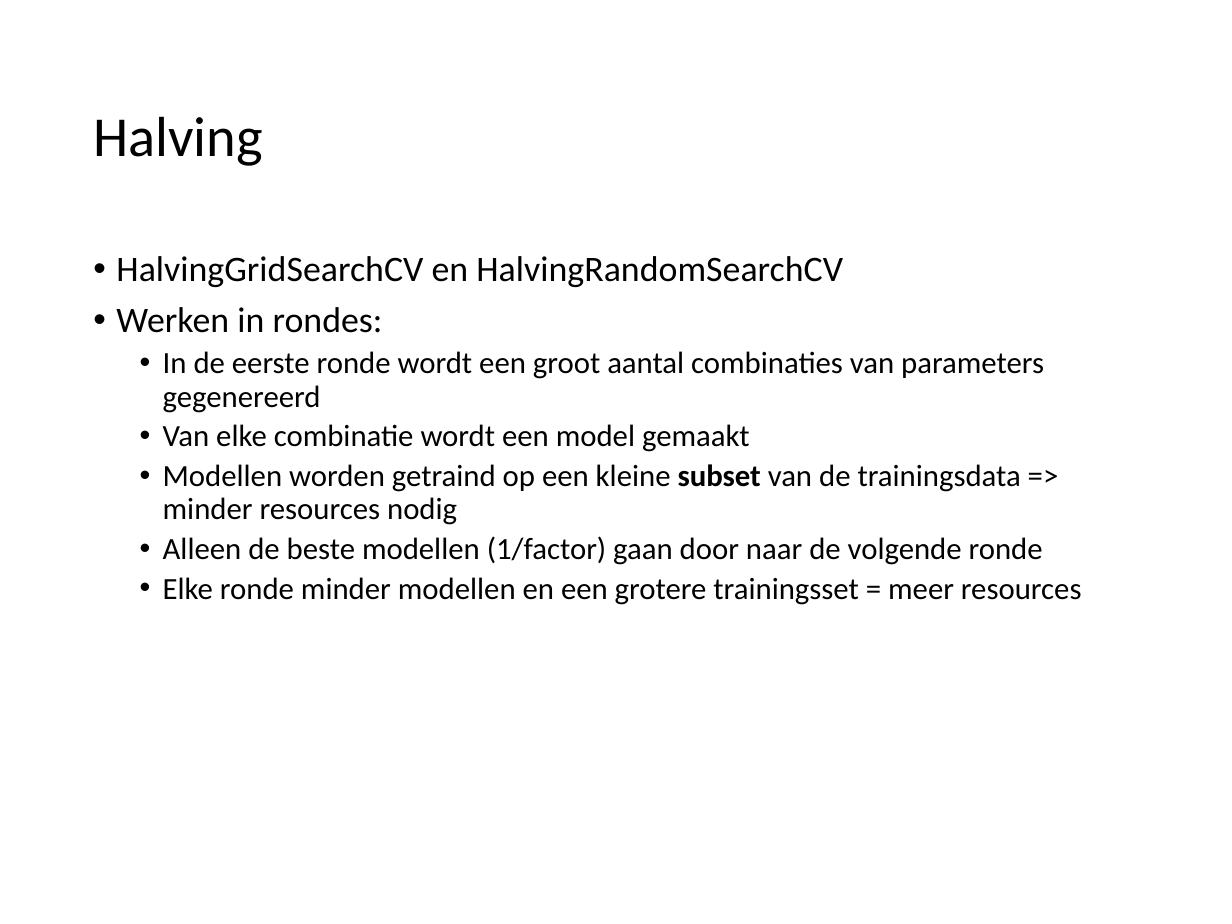
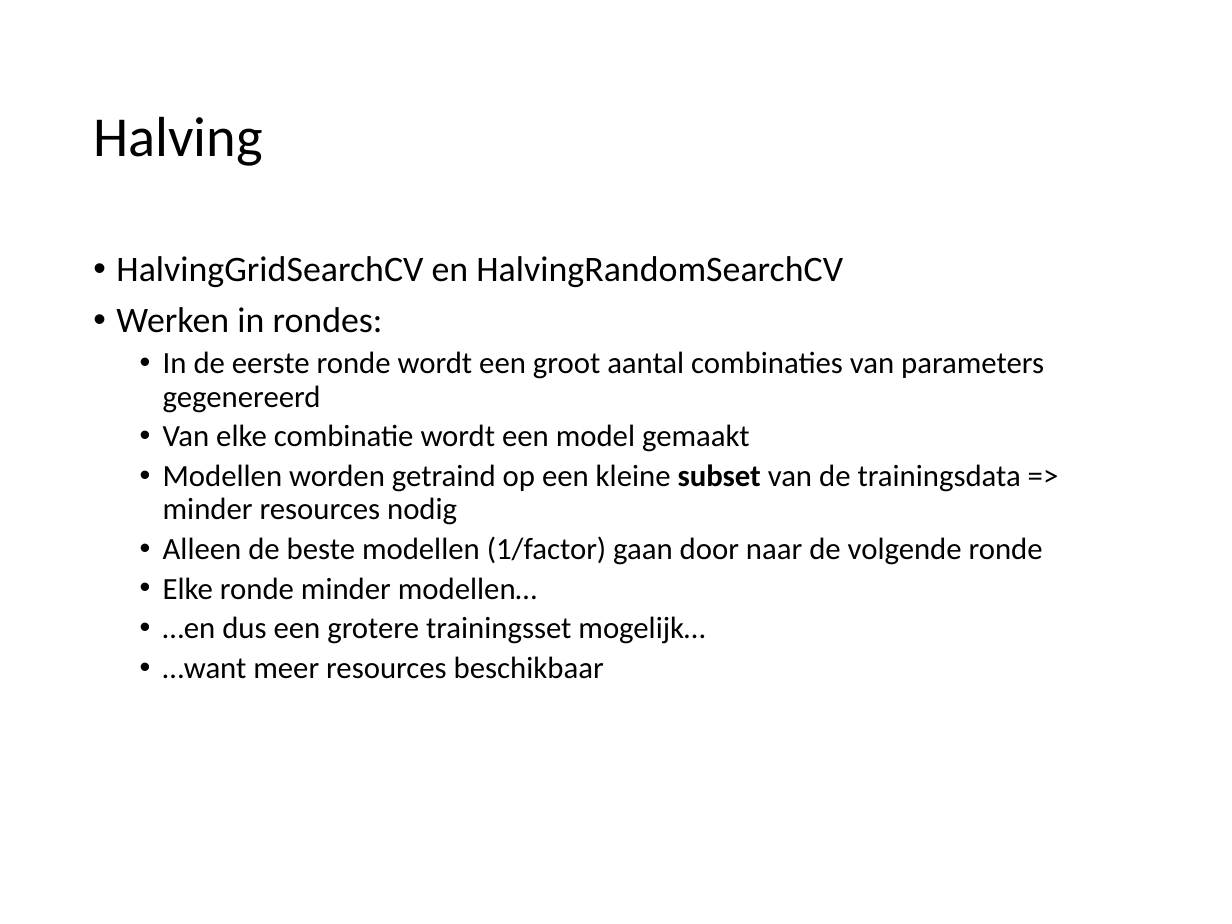
Before and after one commit to hanze-hbo-ict/Machine-Learning, a slide deck: slide 42 of docs/lectures/wk5/ML_wk5_Modeleval_tuning-Dimred.pptx (slide 44 before the commit). Drawn at 1232x924 pixels with LibreOffice and Linux fonts; fonts in the diff are those of the drawing. Boxes give left, top, right and bottom in pixels: in the first picture for what was removed or moved away, otherwise in the second. Text is boxed around its words. In the diff, an @@ line names an element or a change of style, - is before the commit and + after.

```diff
--- a/docs/lectures/wk5/ML_wk5_Modeleval_tuning-Dimred.pptx
+++ b/docs/lectures/wk5/ML_wk5_Modeleval_tuning-Dimred.pptx
@@ text at (163,577,705,679): text changed @@
-  • Elke ronde minder modellen en een grotere trainingsset = meer resources
+  • Elke ronde minder modellen…
+  • …en dus een grotere trainingsset mogelijk…
+  • …want meer resources beschikbaar
```
Also in this commit, not shown: 3 other slides changed, 2 slides added, 4 slides removed, 3 other files.
